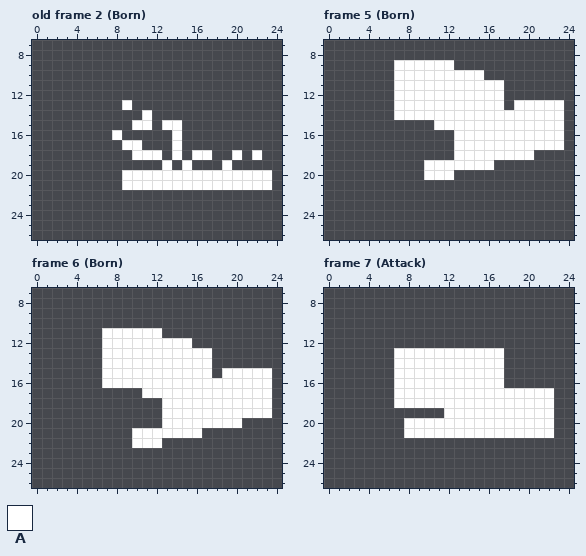
Pixel-art file: Assets/Sprites/FamiliarBird.aseprite. The first picture shows the starting point.
32x32 pixels, 8 frames. Shown: old frame 2 (Born): x 0..24, y 7..26; frame 5 (Born): x 0..24, y 7..26; frame 6 (Born): x 0..24, y 7..26; frame 7 (Attack): x 0..24, y 7..26. The commit also changed other frames, which this record leaves out.
Palette (. is transparent): A #ffffff
Pixels before, old frame 2 (Born), first column x 8:
13 .A..............
14 ...A............
15 ..AA.AA.........
16 A.....A.........
17 .AA...A.........
18 ..AAA.A.AA..A.A.
19 .....A.A...A....
20 .AAAAAAAAAAAAAAA
21 .AAAAAAAAAAAAAAA
Pixels before, frame 5 (Born), first column x 7:
 9 AAAAAA...........
10 AAAAAAAAA........
11 AAAAAAAAAAA......
12 AAAAAAAAAAA......
13 AAAAAAAAAAA.AAAAA
14 AAAAAAAAAAAAAAAAA
15 ....AAAAAAAAAAAAA
16 ......AAAAAAAAAAA
17 ......AAAAAAAAAAA
18 ......AAAAAAAA...
19 ...AAAAAAA.......
20 ...AAA...........
Pixels before, frame 6 (Born), first column x 7:
11 AAAAAA...........
12 AAAAAAAAA........
13 AAAAAAAAAAA......
14 AAAAAAAAAAA......
15 AAAAAAAAAAA.AAAAA
16 AAAAAAAAAAAAAAAAA
17 ....AAAAAAAAAAAAA
18 ......AAAAAAAAAAA
19 ......AAAAAAAAAAA
20 ......AAAAAAAA...
21 ...AAAAAAA.......
22 ...AAA...........
Pixels before, frame 7 (Attack), first column x 7:
13 AAAAAAAAAAA.....
14 AAAAAAAAAAA.....
15 AAAAAAAAAAA.....
16 AAAAAAAAAAA.....
17 AAAAAAAAAAAAAAAA
18 AAAAAAAAAAAAAAAA
19 .....AAAAAAAAAAA
20 .AAAAAAAAAAAAAAA
21 .AAAAAAAAAAAAAAA
After the commit:
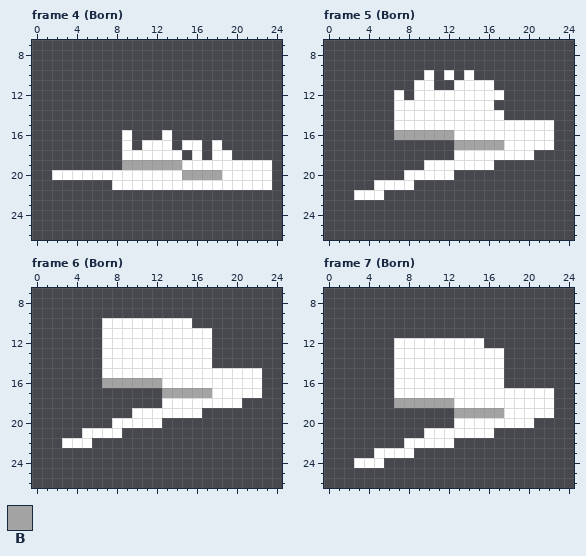
Colours new in this view: B #a3a3a3
A new or re-ordered frame is compared with the old frame closest to it.
Difference:
frames re-ordered
Changed rows in their new state; - is an unchanged pixel.
Frame 4 (Born) against old frame 2 (Born):
first column x 2:
13 -------.--------------
14 ---------.------------
15 --------..-..---------
16 ------.A---A.---------
17 --------.AAA.AA-A-----
18 -------A---A---.AA.-.-
19 -------BBBBBB-AAA-AAAA
20 AAAAAAA------BBBB-----
21 ------A---------------
Frame 5 (Born):
first column x 3:
 9 ----......-----------
10 ----...-.-.-.--------
11 ----..--..----.------
12 -----.---------------
13 --------------.-.....
14 ---------------......
15 ----AAAA------------.
16 ----BBBBBB----------.
17 ----------BBBBB-----.
20 -----AA--------------
21 --AAAA---------------
22 AAA------------------
Frame 6 (Born):
first column x 3:
10 ----AAAAAAAAA--------
11 ----------AAAAA------
12 -------------AA------
15 ---------------A----.
16 ----BBBBBB----------.
17 --------..BBBBB-----.
18 ------------------...
19 -------AAA----.......
20 -----AAAAA........---
21 --AAAA-.......-------
22 AAA----...-----------
Frame 7 (Born):
first column x 7:
12 AAAAAAAAA
first column x 3:
18 ----BBBBBB----------
19 ---------.BBBBB-----
20 -----.....--------..
21 -----..-------......
22 -----AAAAA----------
23 --AAAA--------------
24 AAA-----------------
Changed places in both pictures, as pixel boxes (x1, y1, x2, y2):
changed: (52, 100, 272, 190)
changed: (354, 60, 564, 200)
changed: (62, 318, 272, 448)
added: (394, 338, 484, 348)
changed: (354, 398, 554, 468)
